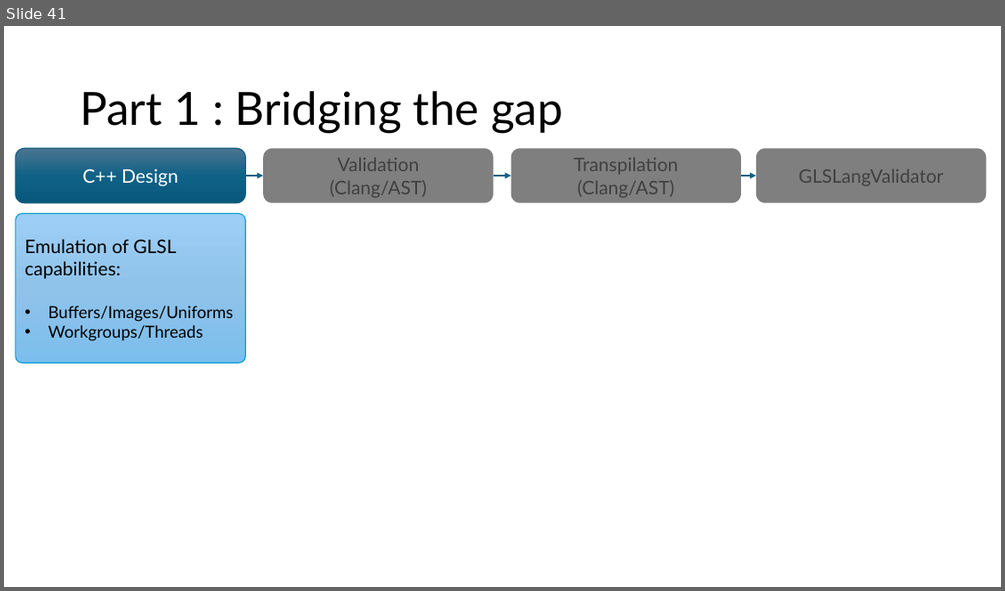
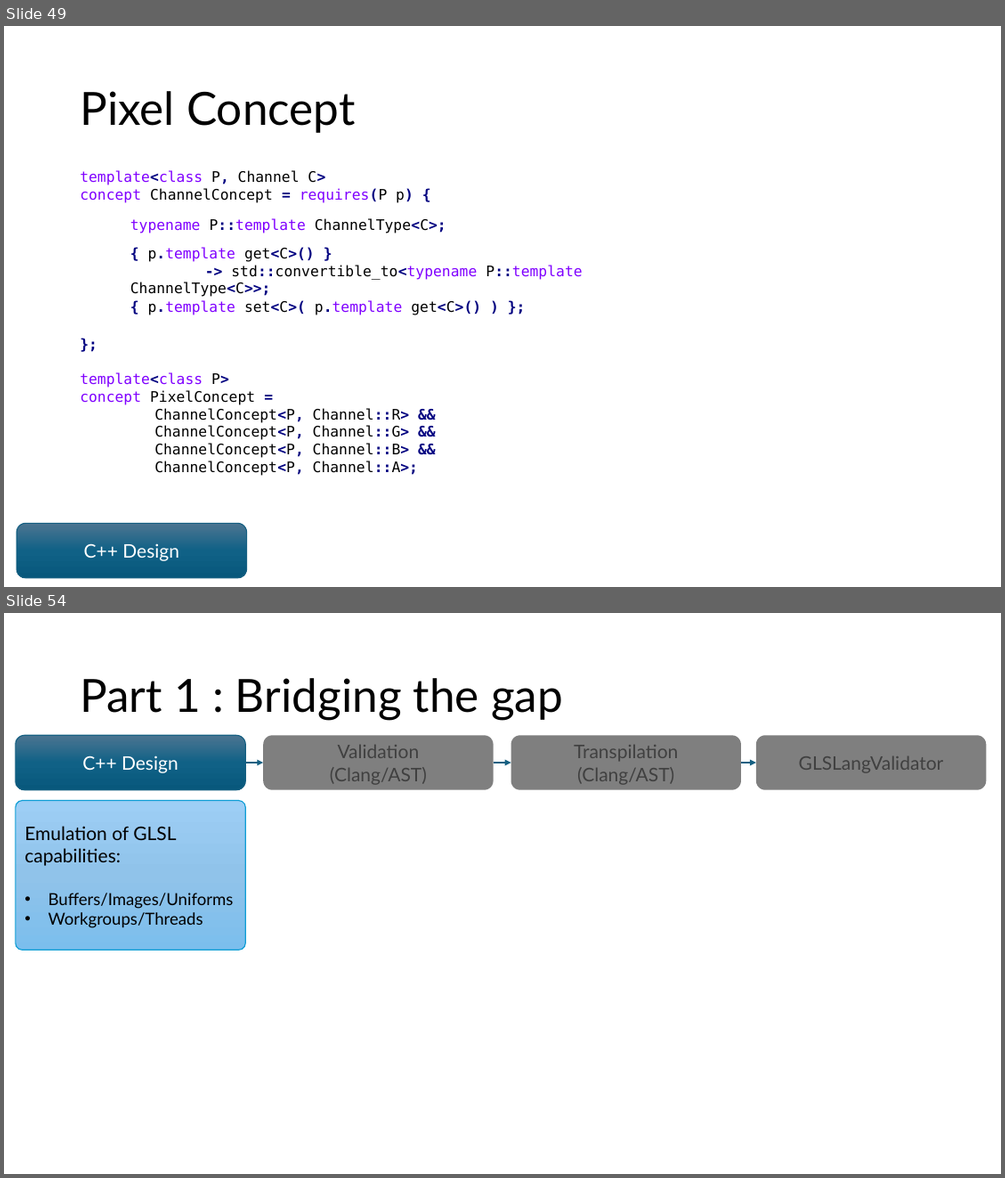
Before and after one commit to samynk/TinyCompute, a slide deck: Docs/presentations/cppcon2025.pptx. Shown one above the other, each under a label of ours: slide 41 before the commit, slides 49 and 54 after it; the slides between them are not shown. The pictures are 1005x591 and 1005x1178 pixels, drawn with LibreOffice and Linux fonts; fonts in the diff are those of the drawing. Boxes give left, top, right and bottom in pixels: in the first picture for what was removed or moved away, otherwise in the second. Text is boxed around its words. In the diff, an @@ line names an element or a change of style, - is before the commit and + after.

```diff
--- a/Docs/presentations/cppcon2025.pptx
+++ b/Docs/presentations/cppcon2025.pptx
@@ slide 49 added at bbox=[4, 26, 1001, 587], background #FFFFFF @@
@@ title added at bbox=[80, 91, 356, 133], 44 pt, text #000000 @@
+Pixel Concept
@@ text added at bbox=[80, 170, 413, 203], 14 pt, text #8000FF @@
+template<class P, Channel C>
+concept ChannelConcept = requires(P p) {
@@ text added at bbox=[130, 218, 446, 233], 14 pt, text #8000FF @@
+typename P::template ChannelType<C>;
@@ text added at bbox=[130, 247, 582, 297], 14 pt, text #000000 @@
+{ p.template get<C>() }
+-> std::convertible_to<typename P::template ChannelType<C>>;
@@ text added at bbox=[148, 300, 481, 315], 14 pt, text #8000FF @@
+{ p.template set<C>( p.template get<C>() ) };
@@ text added at bbox=[73, 331, 572, 356], 14 pt, text #000080, bold @@
+};
@@ text added at bbox=[80, 372, 418, 475], 14 pt, text #000000 @@
+template<class P>
+concept PixelConcept =
+ChannelConcept<P, Channel::R> &&
+ChannelConcept<P, Channel::G> &&
+ChannelConcept<P, Channel::B> &&
+ChannelConcept<P, Channel::A>;
@@ rounded rectangle added at bbox=[16, 524, 247, 578], fill gradient #4C7591 to #106287 to #09597D, outline #156082 1 pt, 18 pt, text #FFFFFF @@
+C++ Design
@@ what was slide 41 is now slide 54 @@
```
Also in this commit, not shown: 4 slides changed, 12 other slides added, 17 other files.
